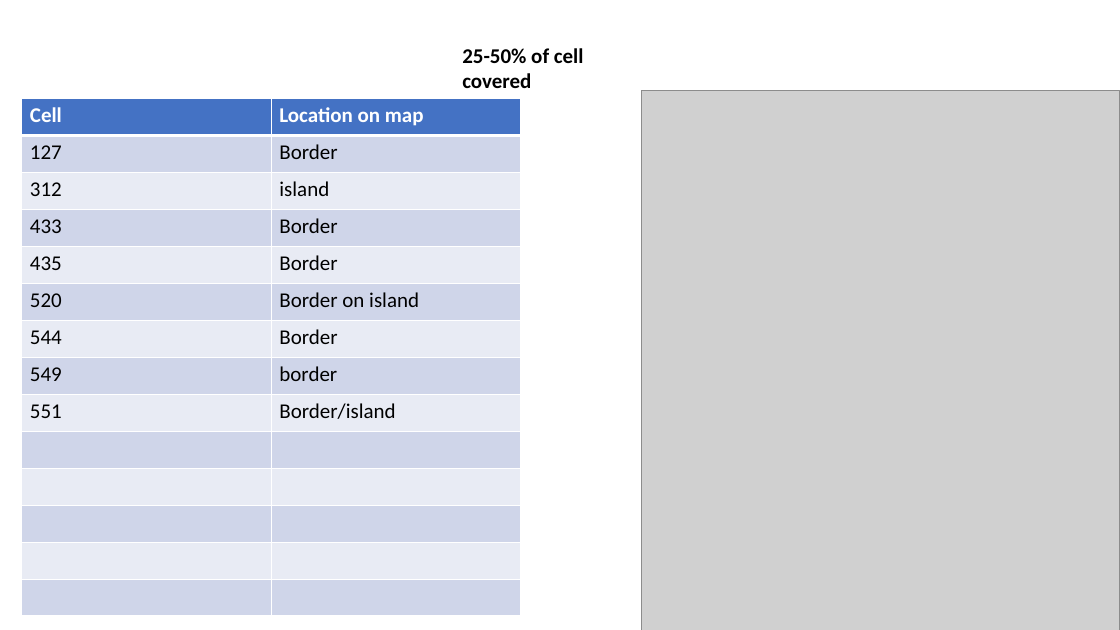
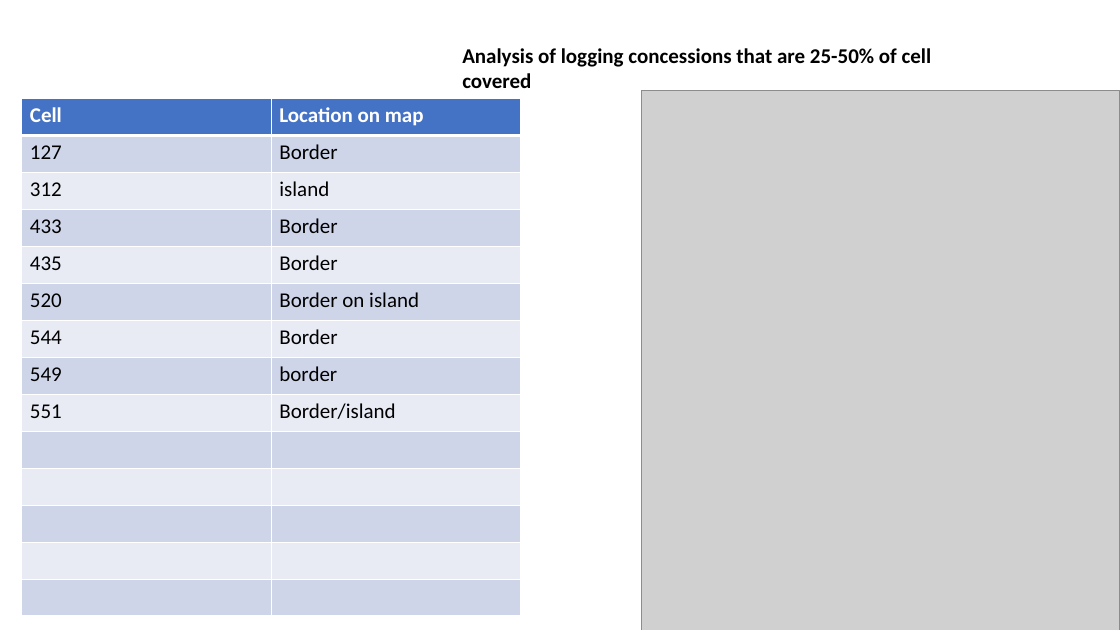
Before and after one commit to SarahZhang25/indonesia-deforestation, a slide deck: slide 12 of cells.pptx (slide 11 before the commit). Drawn at 1120x630 pixels with LibreOffice and Linux fonts; fonts in the diff are those of the drawing; grey boxes stand for pictures. Boxes give left, top, right and bottom in pixels: in the first picture for what was removed or moved away, otherwise in the second. Text is boxed around its words. In the diff, an @@ line names an element or a change of style, - is before the commit and + after.

```diff
--- a/cells.pptx
+++ b/cells.pptx
@@ text at bbox=[462, 48, 932, 67]: text changed @@
-25-50% of cell covered
+Analysis of logging concessions that are 25-50% of cell covered
```
Also in this commit, not shown: 1 other slide changed, 1 slide added, 37 other files.
